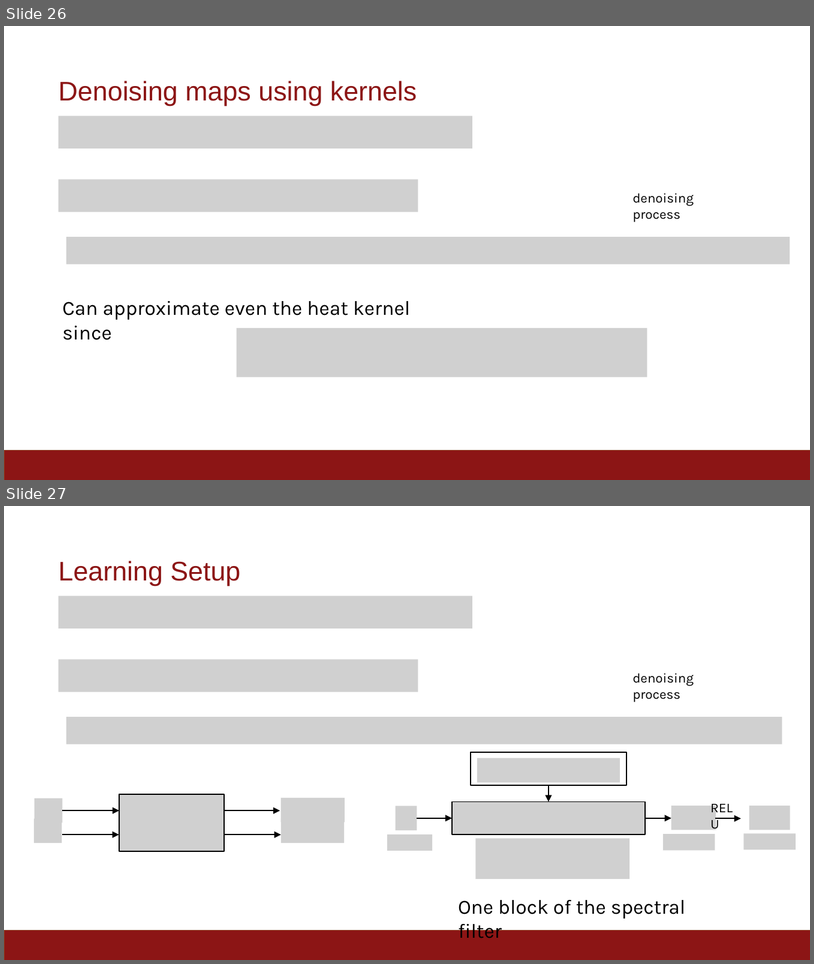
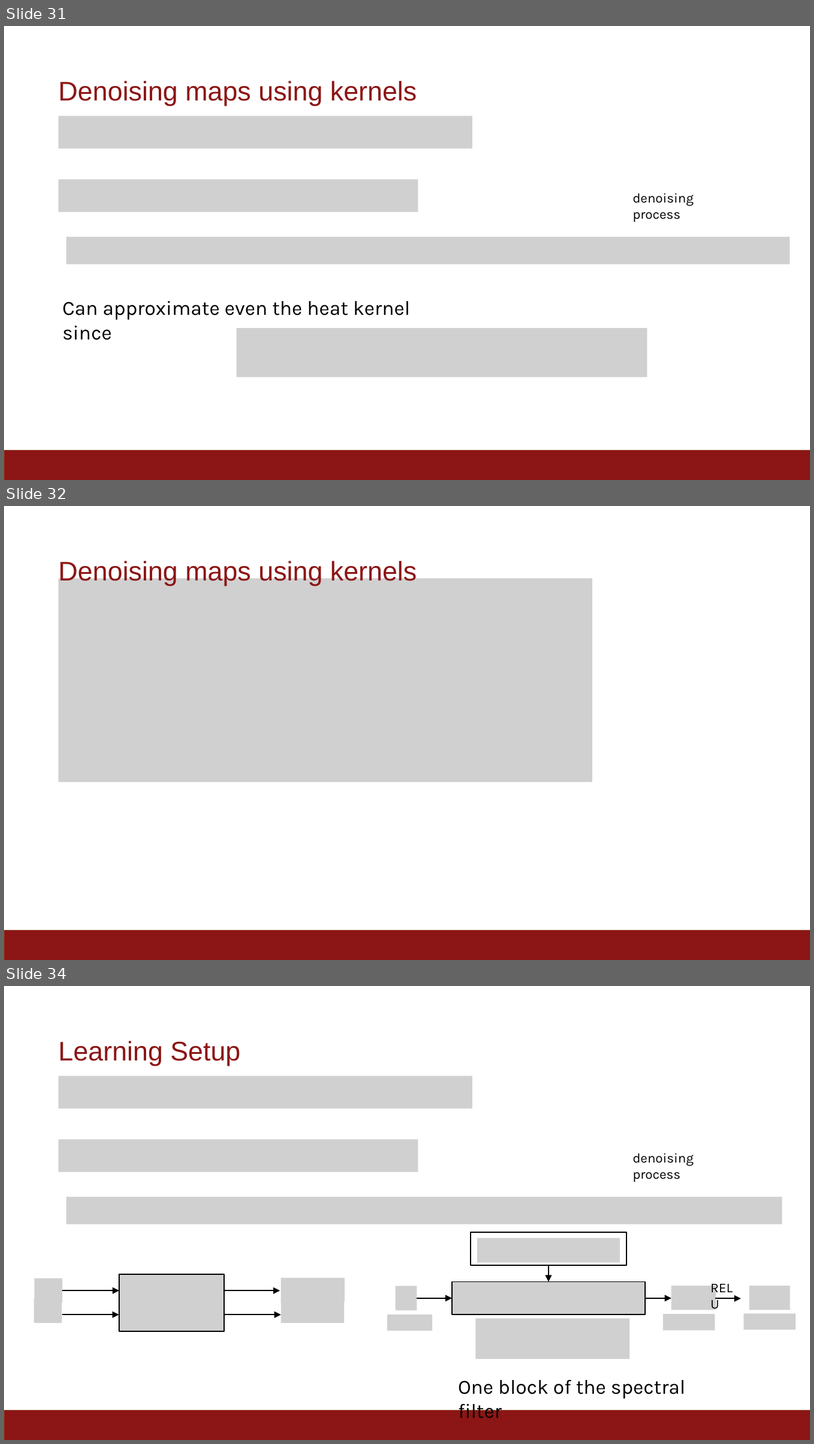
Before and after one commit to vigansub/Vignesh-Ganapathi-Subramanian-Progress-Report---Winter-2019, a slide deck: images/VigneshGanapathiSubramanian-winter2019.pptx. Shown one above the other, each under a label of ours: slides 26 and 27 before the commit, slides 31, 32 and 34 after it; the slides between them are not shown. The pictures are 814x964 and 814x1444 pixels, drawn with LibreOffice and Linux fonts; fonts in the diff are those of the drawing; grey boxes stand for pictures; background and template pictures are left out. Boxes give left, top, right and bottom in pixels: in the first picture for what was removed or moved away, otherwise in the second. Text is boxed around its words. In the diff, an @@ line names an element or a change of style, - is before the commit and + after.

```diff
--- a/images/VigneshGanapathiSubramanian-winter2019.pptx
+++ b/images/VigneshGanapathiSubramanian-winter2019.pptx
@@ slide 32 added at (x1=4, y1=506, x2=810, y2=960), background #FFFFFF; not listed: 1 template element that a slide beside it also shows @@
@@ text added at (x1=59, y1=561, x2=417, y2=586), 24 pt, text #8C1515 @@
+Denoising maps using kernels
@@ picture added at (x1=58, y1=579, x2=592, y2=782) @@
@@ what was slide 26 is now slide 31 @@
@@ what was slide 27 is now slide 34 @@
```
Also in this commit, not shown: 1 slide changed, 8 other slides added.
